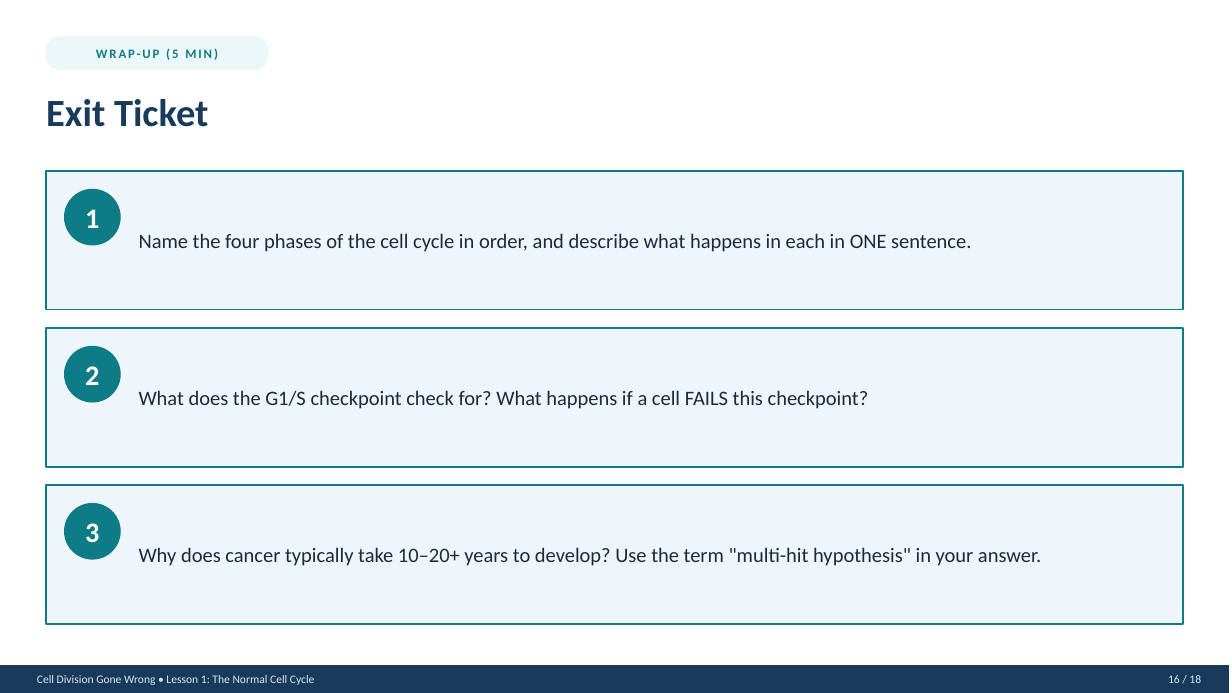
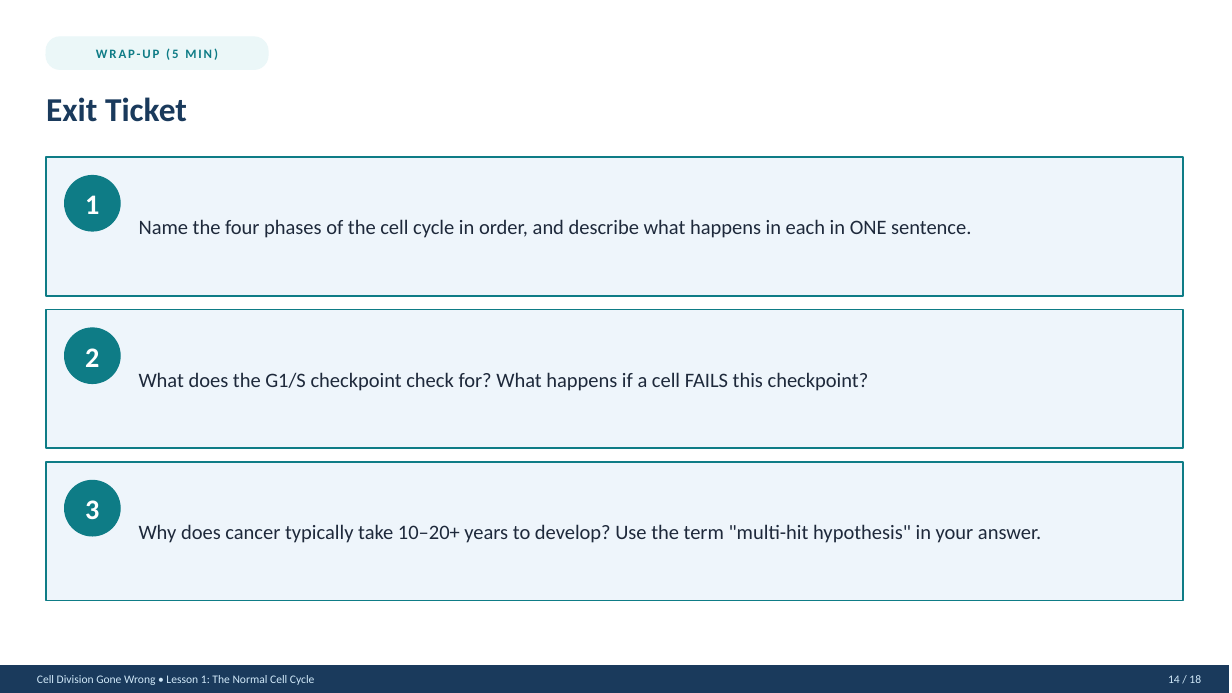
Before and after one commit to lashaudracox/cell-division-gone-wrong, a slide deck: slide 14 of Teacher_Presentation_Lesson1.pptx (slide 16 before the commit). Drawn at 1232x693 pixels with LibreOffice and Linux fonts; fonts in the diff are those of the drawing. Boxes give left, top, right and bottom in pixels: in the first picture for what was removed or moved away, otherwise in the second. Text is boxed around its words. In the diff, an @@ line names an element or a change of style, - is before the commit and + after.

```diff
--- a/Teacher_Presentation_Lesson1.pptx
+++ b/Teacher_Presentation_Lesson1.pptx
@@ text "Exit Ticket" at (x1=46, y1=97, x2=187, y2=122): size 30 to 26 pt @@
@@ 2 texts, 1 rectangle, 1 ellipse moved together from (x1=46, y1=171, x2=1183, y2=310) to (x1=46, y1=157, x2=1183, y2=296) @@
@@ 2 texts, 1 rectangle, 1 ellipse moved together from (x1=46, y1=328, x2=1183, y2=467) to (x1=46, y1=310, x2=1183, y2=448) @@
@@ 2 texts, 1 rectangle, 1 ellipse moved together from (x1=46, y1=485, x2=1183, y2=624) to (x1=46, y1=462, x2=1183, y2=601) @@
@@ text at (x1=1168, y1=675, x2=1201, y2=683): text changed @@
-16 / 18
+14 / 18
```
Also in this commit, not shown: 17 other slides changed.
